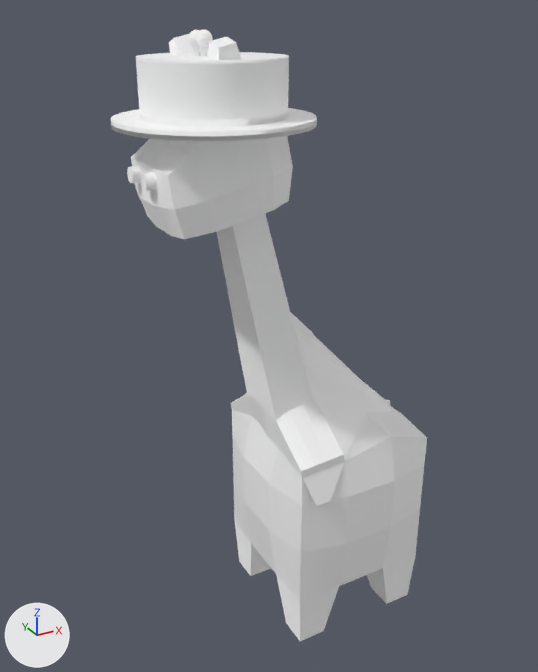
A saved change to the glTF model modellen/rafrafwalking_phoed.gltf.
Both versions are drawn from a camera (50 mm lens) standing at (-4.65, -7.49, 8.06) and looking at (-0.82, -0.52, 4.58). Arrows for +X, +Y and +Z are at lower left; the lights stay in place. Where no turn or scale is listed for an object, it has been applied to the vertices.
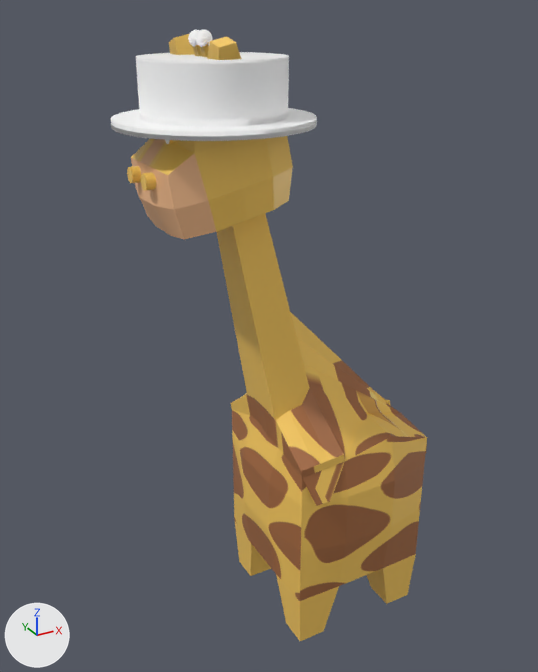
Location of each change, (x1, y1, x2, y2) in pixels of the pictures (538 x 672 px):
'Cube', surface changed, recoloured (grey to brown): (127, 31, 427, 601) in both
'Cube.002', recoloured, surface changed (grey to brown): (276, 575, 339, 641) in both
'Cube.001', recoloured, surface changed (grey to brown): (367, 554, 416, 604) in both
'Cube.003', recoloured, surface changed (grey to orange): (235, 522, 271, 576) in both

Diff of the bpy script that builds the scene:
```diff
--- a/modellen/rafrafwalking_phoed.gltf.py
+++ b/modellen/rafrafwalking_phoed.gltf.py
@@ img_giraf3 @@
+img_giraf3 = load_image('giraf3', 'giraf3.png', 1429, 705, 'sRGB')
@@ mat_material @@
 mat_material = principled_material('Material')
-mat_material.base_color = (1.0, 1.0, 1.0)  # white #ffffff
-mat_material.metallic = 1.0
-mat_material.roughness = 1.0
+mat_material.base_color = (0.982, 0.617, 0.12)  # orange #fdce61
+mat_material.roughness = 0.4
@@ mat_material_002 @@
 mat_material_002 = principled_material('Material.002')
-mat_material_002.base_color = (1.0, 1.0, 1.0)  # white #ffffff
+mat_material_002.base_color = (0.956, 0.533, 0.279)  # beige #fac190
 mat_material_002.metallic = 1.0
-mat_material_002.roughness = 1.0
@@ mat_material_008 @@
 mat_material_008 = principled_material('Material.008')
-mat_material_008.base_color = (1.0, 1.0, 1.0)  # white #ffffff
+mat_material_008.texture = img_giraf3
```
